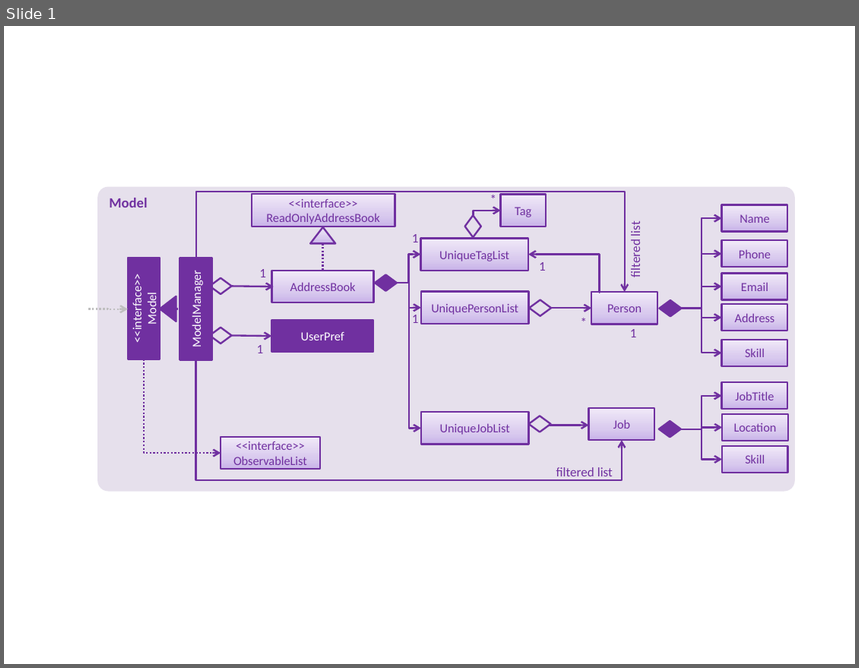
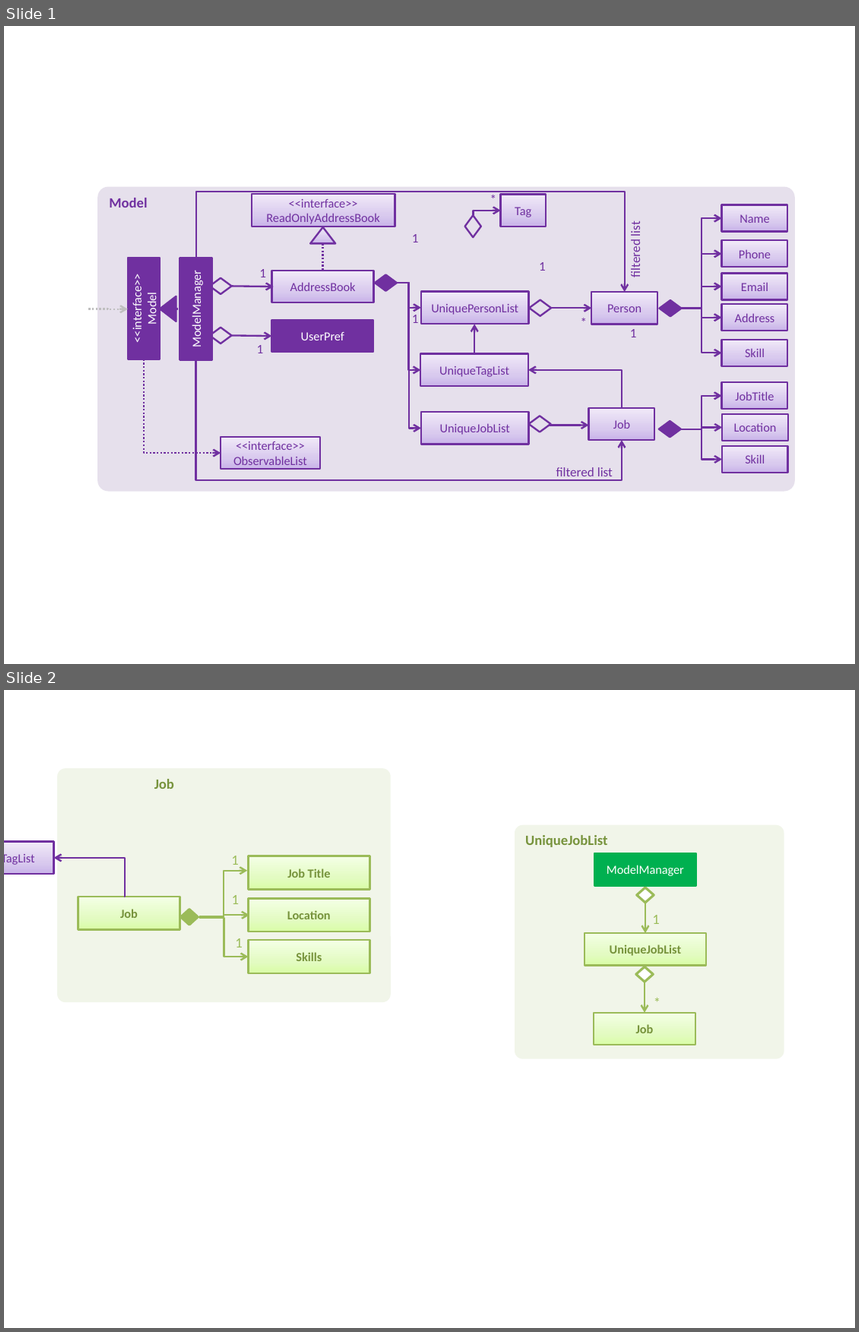
Before and after one commit to tiny767/main, a slide deck: docs/diagrams/ModelComponentClassDiagram.pptx. Shown one above the other, each under a label of ours: slide 1 before the commit, slides 1 and 2 after it. The pictures are 859x668 and 859x1332 pixels, drawn with LibreOffice and Linux fonts; fonts in the diff are those of the drawing. Boxes give left, top, right and bottom in pixels: in the first picture for what was removed or moved away, otherwise in the second. Text is boxed around its words. In the diff, an @@ line names an element or a change of style, - is before the commit and + after.

```diff
--- a/docs/diagrams/ModelComponentClassDiagram.pptx
+++ b/docs/diagrams/ModelComponentClassDiagram.pptx
@@ slide 2 added at (4, 690, 855, 1328), background #FFFFFF @@
@@ rectangle added at (4, 841, 54, 874), fill gradient #C9B5E8 to #D8CBEE to #F0EAF9, outline #7030A0 1.5 pt, 10.5 pt, text #7030A0 @@
+UniqueTagList
@@ elbow arrow added from (124, 896) to (53, 858), #7030A0 1.5 pt @@
@@ group added at (58, 768, 392, 1002): 4 rectangles, 3 elbow arrows, 3 texts, 1 rounded rectangle, 1 diamond @@
+Job
+Job
+Job Title
+Location
+Skills
+1
+1
+1
@@ group added at (515, 825, 785, 1059): 3 rectangles, 2 diamonds, 2 arrows, 2 texts, 1 rounded rectangle @@
+UniqueJobList
+ModelManager
+UniqueJobList
+1
+*
+Job
@@ slide 1 changed as well @@
@@ elbow arrow moved from (397, 283) - (421, 254) to (397, 283) - (421, 370) @@
@@ elbow arrow added from (474, 354) to (474, 324), #7030A0 1.5 pt @@
@@ rectangle "UniqueTagList": place and size @@
-rectangle "UniqueTagList" at (421, 238, 529, 270)
+rectangle "UniqueTagList" at (421, 354, 529, 386)
@@ elbow arrow moved from (599, 294) - (528, 254) to (622, 408) - (528, 370) @@
```
Also in this commit, not shown: 6 other slides added, 2 other files.
